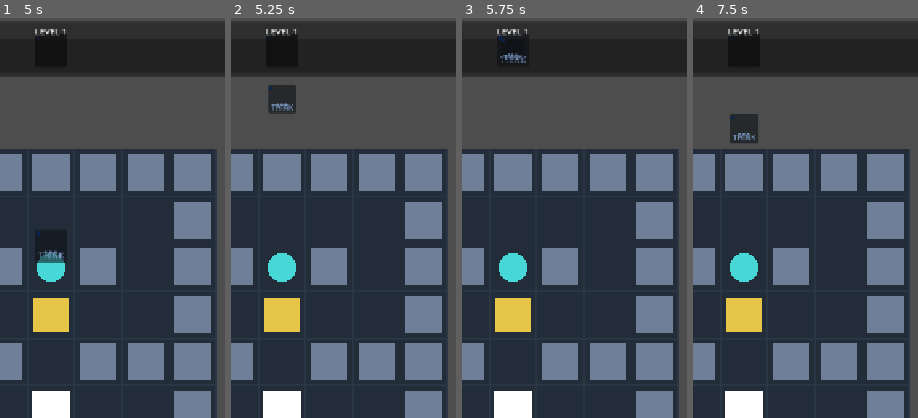
Above: before the commit, frames 1-4 (left to right).
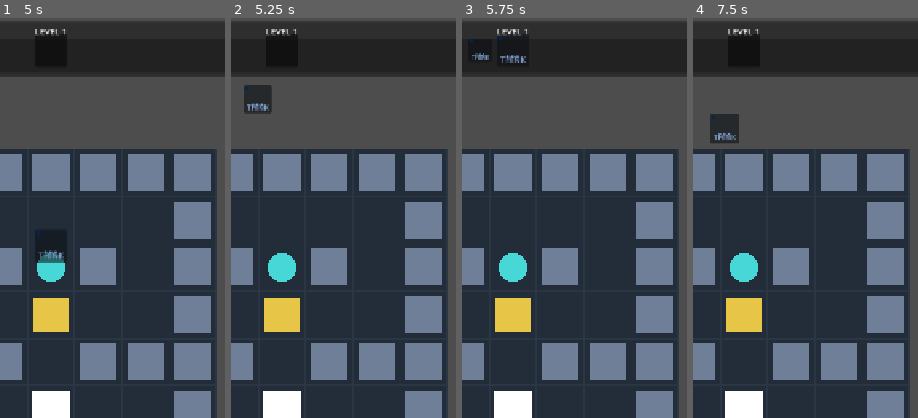
Above: after the commit, the same moments.

Repository: hszqf/Scatterbrain
Game: Godot game, scene res://scenes/app/App.tscn
The game is run twice, just before and just after one commit, with the same random seed, the same clock (stepped at 60 frames per second) and the same inputs.
Inputs (mouse positions are % of the whole screen's width and height, from its top left):
- Up to frame 1 (5 s): click "Start Game" at 0.5 s; click "UP" at 1.25 s; click "LT" at 2 s; click "RT" at 2.75 s; click "DN" at 3.5 s; click "REST" at 4.25 s
- Up to frame 2 (5.25 s): click "RST" at 5 s
- Up to frame 3 (5.75 s): no input
- Up to frame 4 (7.5 s): click "LOG" at 5.75 s; tap Enter at 6.5 s; move the mouse to (72, 45) at 6.52 s; hold Right (move_right) 6.53-7.25 s; tap Space (empty_change) at 6.6 s; click (72, 45) at 6.67 s; tap R (restart_level) at 7.25 s; drag from (30, 55) to (45, 70) at 7.27 s
The pictures show only the part of the screen within x 39-89%, y 0-50%; the shares and areas given below are measured in that part.

Frame 1 is identical in both runs. In frame 2, 1.5% of the frame differs, in the area x 5-29%, y 16-24%; in frame 3, 0.2%; in frame 4, 1.3%.

Commit message:
fix(memory_queue_view): 统一左侧handoff入列点并修正入列方向
原始需求（中文）：新记忆先落在记忆栏外的左边，再进入最左的记忆槽位，同时把旧记忆向右顶出去。不能再出现从右边进队列再被硬拉到slot0。

Diff:
--- a/scripts/game/memory_queue_view.gd
+++ b/scripts/game/memory_queue_view.gd
@@ -314,8 +314,8 @@
 	if target_slot == null:
 		_last_animation_trace.append("queue:incoming_fx:skip_no_target")
 		return
-	var target_slot_center: Vector2 = _slot_center_in_local(target_slot)
-	var target_slot_top_left: Vector2 = _slot_top_left_in_local(target_slot)
+	var target_slot_center: Vector2 = _queue_entry_handoff_center()
+	var target_slot_top_left: Vector2 = _queue_entry_handoff_top_left()
 	var queue_entry_center: Vector2 = target_slot_center
 	var particle: Control = _build_incoming_badge(change)
 	particle.position = _to_local_canvas(source_global_pos) - particle.size * 0.5
@@ -717,7 +717,6 @@
 			diff_classification
 		)
 		return
-	var shift_step: Vector2 = _slot_shift_vector()
 	var incoming_overlay: Control = _consume_pending_incoming_overlay()
 	var created_incoming_overlay: bool = false
 	if incoming_overlay == null:
@@ -748,8 +747,10 @@
 	incoming_overlay.z_index = 64
 	var incoming_from_center: Vector2 = incoming_overlay.position + incoming_overlay.size * 0.5
 	var incoming_from_top_left: Vector2 = incoming_overlay.position
+	var handoff_center: Vector2 = _queue_entry_handoff_center()
+	var handoff_top_left: Vector2 = _queue_entry_handoff_top_left()
 	if not had_pending_overlay:
-		incoming_overlay.position = newest_pos - shift_step
+		incoming_overlay.position = handoff_top_left
 		incoming_from_center = incoming_overlay.position + incoming_overlay.size * 0.5
 		incoming_from_top_left = incoming_overlay.position
 	var incoming_to_center: Vector2 = newest_center
@@ -760,6 +761,7 @@
 		or diff_classification == "incoming_plus_evict"
 	)
 	var incoming_needs_handoff_to_slot: bool = incoming_from_top_left.distance_to(newest_pos) > 0.01
+	var shift_step: Vector2 = _slot_shift_vector()
 	var overlay_shift_starts: Array[Vector2] = []
 	var overlay_shift_afters: Array[Vector2] = []
 	for overlay: Panel in existing_overlays:
@@ -789,7 +791,7 @@
 		source_geo = _point_pair(incoming_from_top_left, incoming_from_center)
 	var push_entry_geo: Dictionary = _pending_incoming_geometry_points.get("push_entry", {})
 	if push_entry_geo.is_empty():
-		push_entry_geo = _point_pair_from_center(_incoming_push_entry_point())
+		push_entry_geo = _point_pair(handoff_top_left, handoff_center)
 	var target_geo: Dictionary = _point_pair(newest_pos, newest_center)
 	var incoming_fx_target_geo: Dictionary = _pending_incoming_geometry_points.get("incoming_fx_target_slot", {})
 	_append_geo_line(geometry_stage_name, "incoming.source", source_geo)
@@ -1071,11 +1073,18 @@
 
 
 func _incoming_push_entry_point() -> Vector2:
-	if _slot_nodes.is_empty():
+	return _queue_entry_handoff_center()
+
+
+func _queue_entry_handoff_center() -> Vector2:
+	if _slot_nodes.is_empty() or _slot_nodes[0] == null:
 		return _incoming_lane_left_point()
-	var newest_slot: Panel = _slot_nodes[0]
-	var newest_center: Vector2 = _slot_center_in_local(newest_slot)
-	return newest_center - _slot_shift_vector()
+	var slot0_center: Vector2 = _slot_center_in_local(_slot_nodes[0])
+	return slot0_center - _slot_shift_vector()
+
+
+func _queue_entry_handoff_top_left() -> Vector2:
+	return _queue_entry_handoff_center() - Vector2(52.0, 52.0) * 0.5
 
 
 func _slot_shift_vector() -> Vector2:
